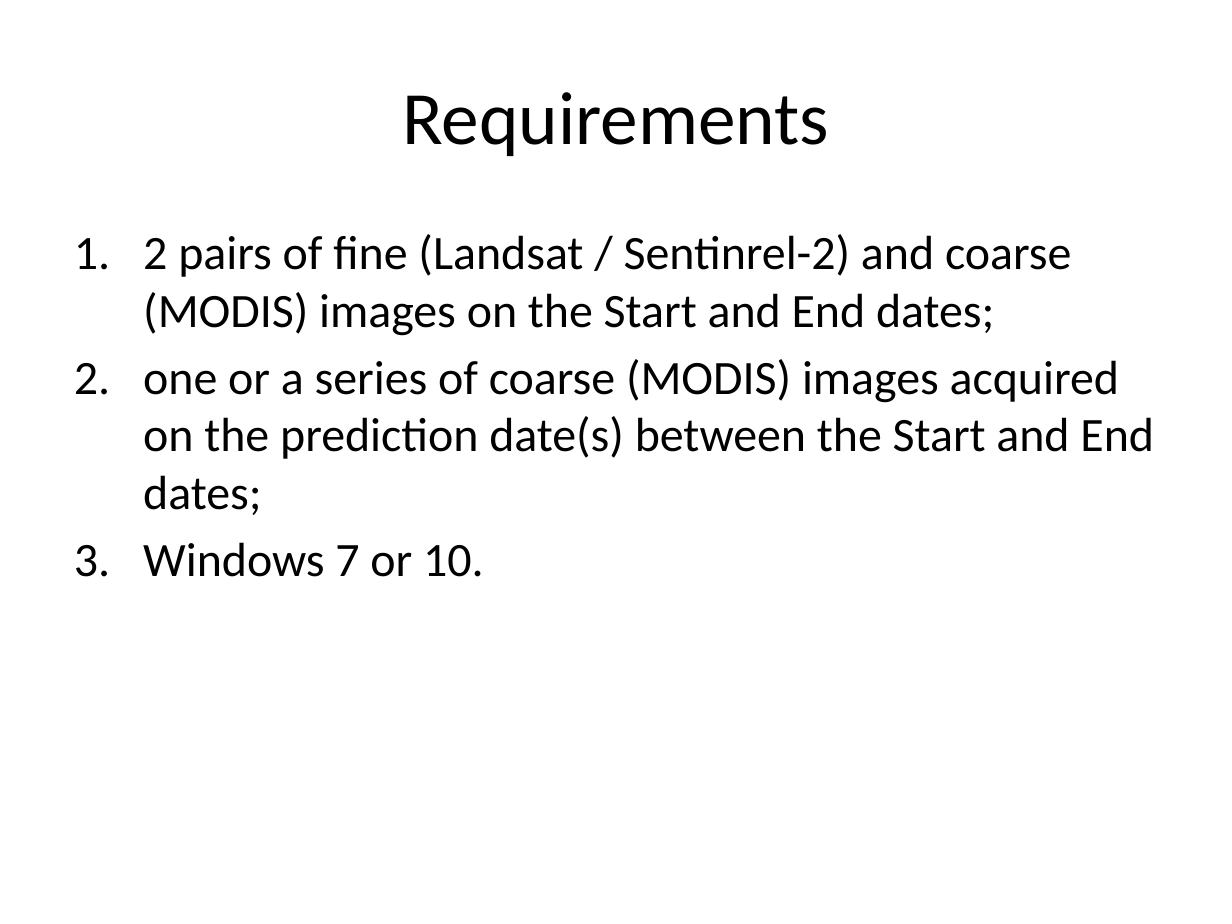
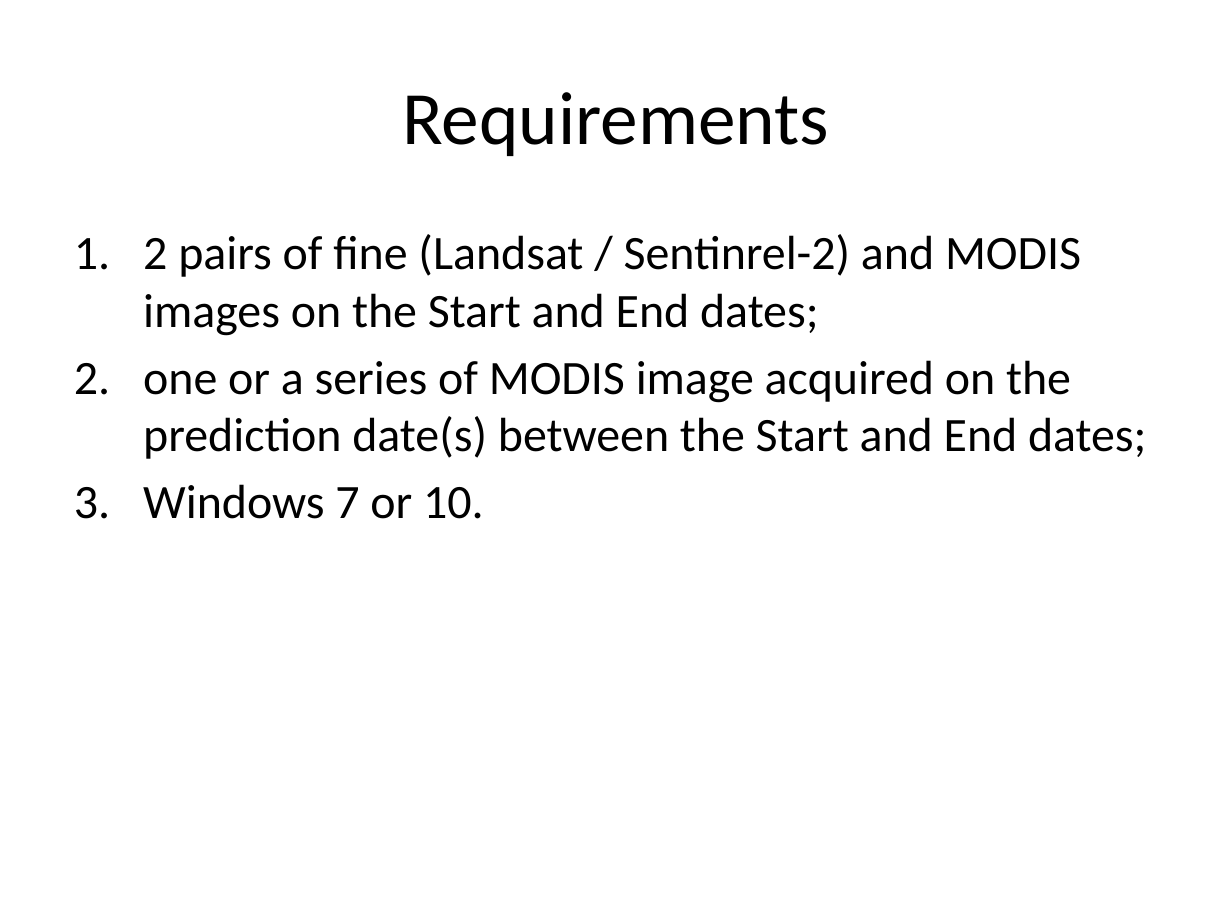
Before and after one commit to dzhong-hub/PSRFM, a slide deck: slide 2 of doc/PSRFMUserGuide.pptx. Drawn at 1232x924 pixels with LibreOffice and Linux fonts; fonts in the diff are those of the drawing. Boxes give left, top, right and bottom in pixels: in the first picture for what was removed or moved away, otherwise in the second. Text is boxed around its words. In the diff, an @@ line names an element or a change of style, - is before the commit and + after.

```diff
--- a/doc/PSRFMUserGuide.pptx
+++ b/doc/PSRFMUserGuide.pptx
@@ text at (143,234,1146,459): text changed @@
-1. 2 pairs of fine (Landsat / Sentinrel-2) and coarse (MODIS) images on the Start and End dates;
-2. one or a series of coarse (MODIS) images acquired on the prediction date(s) between the Start and End dates;
+1. 2 pairs of fine (Landsat / Sentinrel-2) and MODIS images on the Start and End dates;
+2. one or a series of MODIS image acquired on the prediction date(s) between the Start and End dates;
```
Also in this commit, not shown: 7 other slides changed, 4 slides added.
